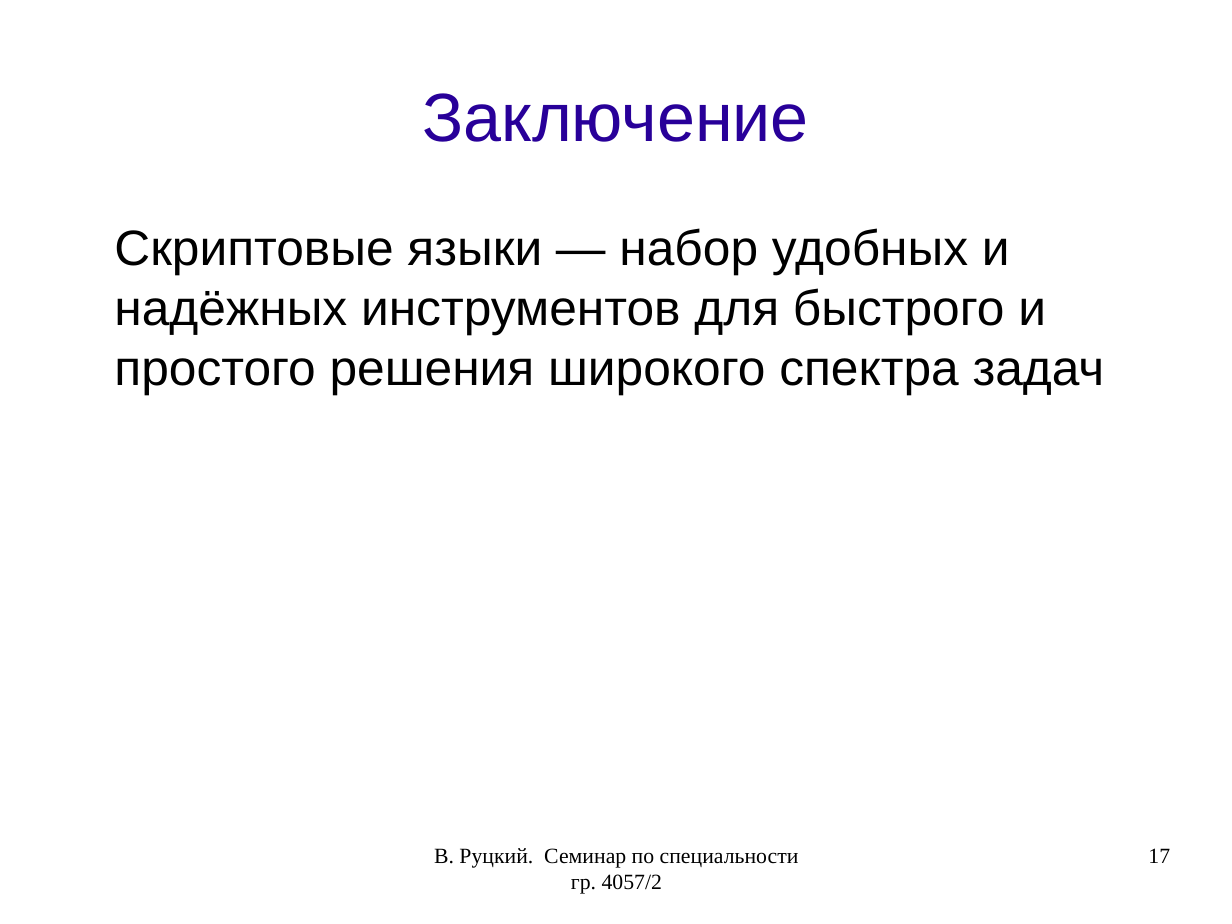
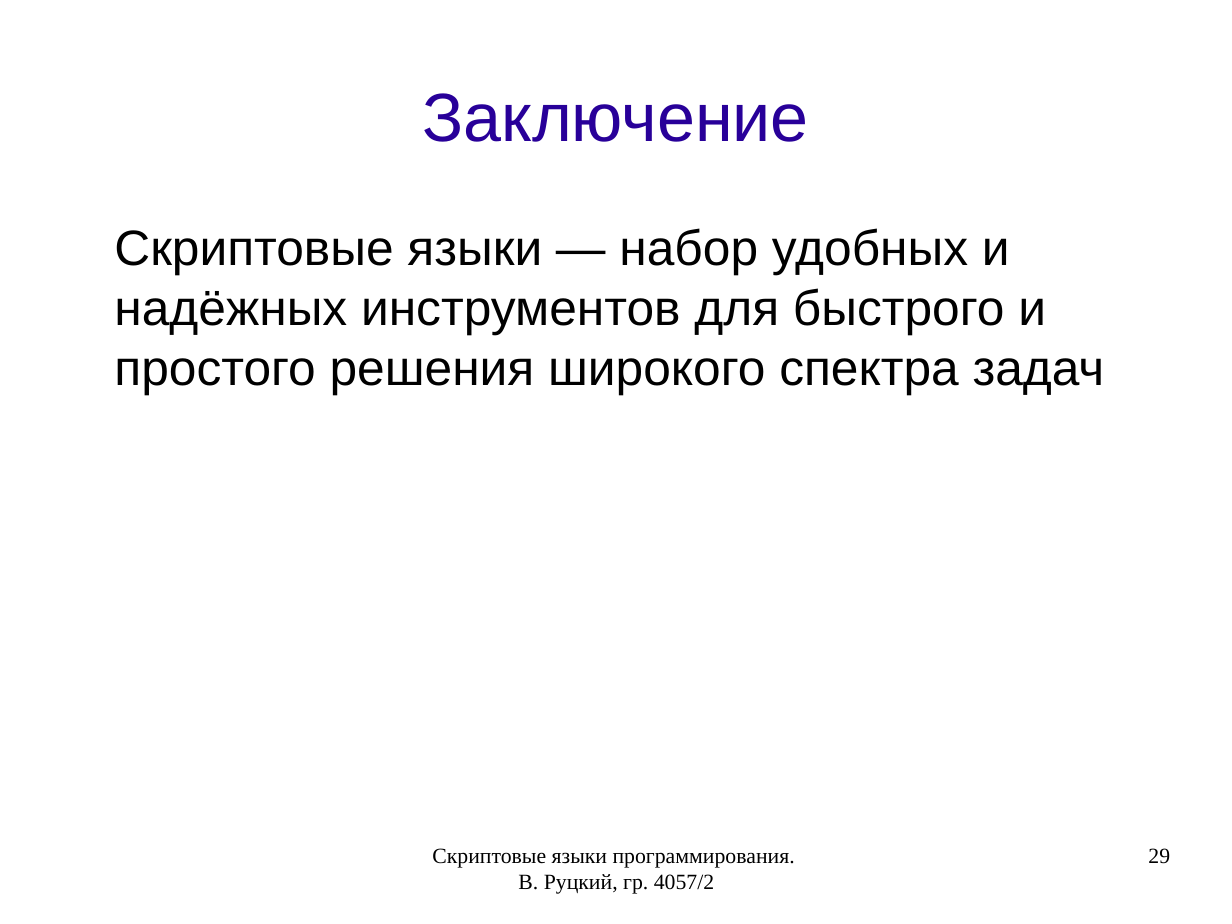
Before and after one commit to rutsky/semester07, a slide deck: slide 29 of Operation_systems/scripting_languages/40572_Rutsky_Scripting_languages.odp (slide 17 before the commit). Drawn at 1232x924 pixels with LibreOffice and Linux fonts; fonts in the diff are those of the drawing. Boxes give left, top, right and bottom in pixels: in the first picture for what was removed or moved away, otherwise in the second. Text is boxed around its words. In the diff, an @@ line names an element or a change of style, - is before the commit and + after.

```diff
--- a/Operation_systems/scripting_languages/40572_Rutsky_Scripting_languages.odp
+++ b/Operation_systems/scripting_languages/40572_Rutsky_Scripting_languages.odp
@@ text at [432,848,795,894]: text changed @@
-В. Руцкий. Семинар по специальности гр. 4057/2
+Скриптовые языки программирования. В. Руцкий, гр. 4057/2
@@ page number at [1148,848,1170,864]: text changed @@
-17
+29
```
Also in this commit, not shown: 16 other slides changed, 13 slides added, 1 slide removed, 5 other files.
